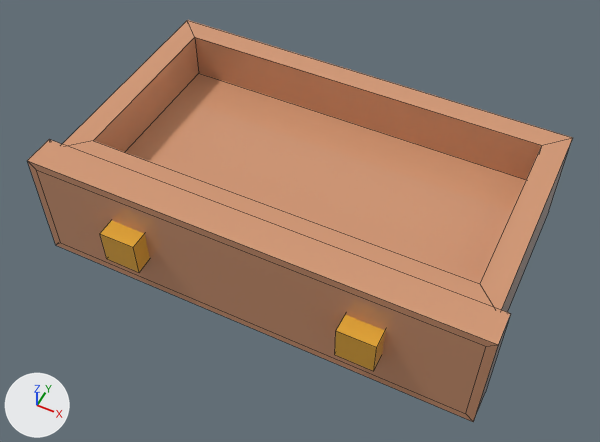
A saved change to the FBX model Assets/Models/Area Props/Kitchen/flat/drawer_Drawer.fbx.
Before and after are seen from a camera (50 mm lens) standing at (26.81, 1.53, 6.14) and looking at (25.2, 4.75, 2.12). Arrows for +X, +Y and +Z are at lower left; the lights stay in place. Mesh edges are drawn as thin lines. Where no turn or scale is listed for an object, it has been applied to the vertices.

Before the edit, the objects in view are built like this:
```python
me_cube_091 = bpy.data.meshes.new('Cube.091')
me_cube_091.from_pydata(...)  # 44 vertices, 38 faces; spans x -1.48..1.48, y -1.01..0.85, z -0.4..0.4
# faces by material slot: [26, 12]
me_cube_091.materials.append(mat_wood_var_light_001)  # beige #d49975
me_cube_091.materials.append(mat_interactable)  # orange #e7ac3c
# before: 40 (-1.27, -0.52, 0.02), 41 (-1.27, 0.7, 0.02) at pixel (198, 73), 42 (1.27, 0.7, 0.02), 43 (1.27, -0.52, 0.02)
ob_cube_004 = bpy.data.objects.new('Cube.004', me_cube_091)
ob_cube_004.location = (25.177, 4.944, 2.223)
```
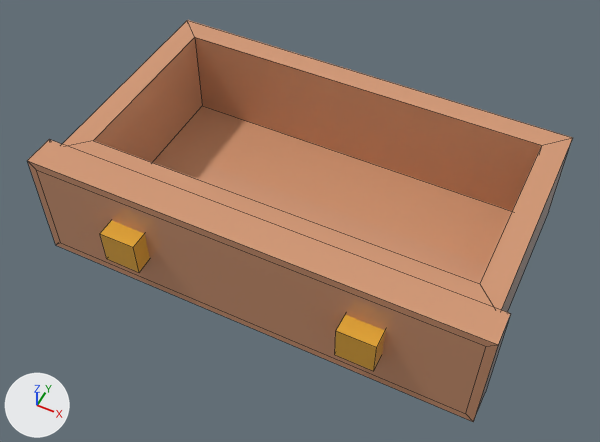
The newer file is also turned or shifted as a whole; pictures and numbers use the older file's frame.

Pixel boxes [x1, y1, x2, y2] of what changed, in the pictures (600 x 442 px; the box of a moved part takes in the faces that stretch with it):
part 1 of me_cube_091, moved or reshaped
    both: [93, 37, 542, 284]

The edits, one by one:
me_cube_091 has 44 vertices, 38 faces and spans x -1.48..1.48, y -1.01..0.85, z -0.4..0.4.
me_cube_091 is used by ob_cube_004; location (25.177, 4.944, 2.223).
Part 1, on me_cube_091:
Vertices 40 to 43 of me_cube_091 move by (0.0, 0.0, -0.32).
